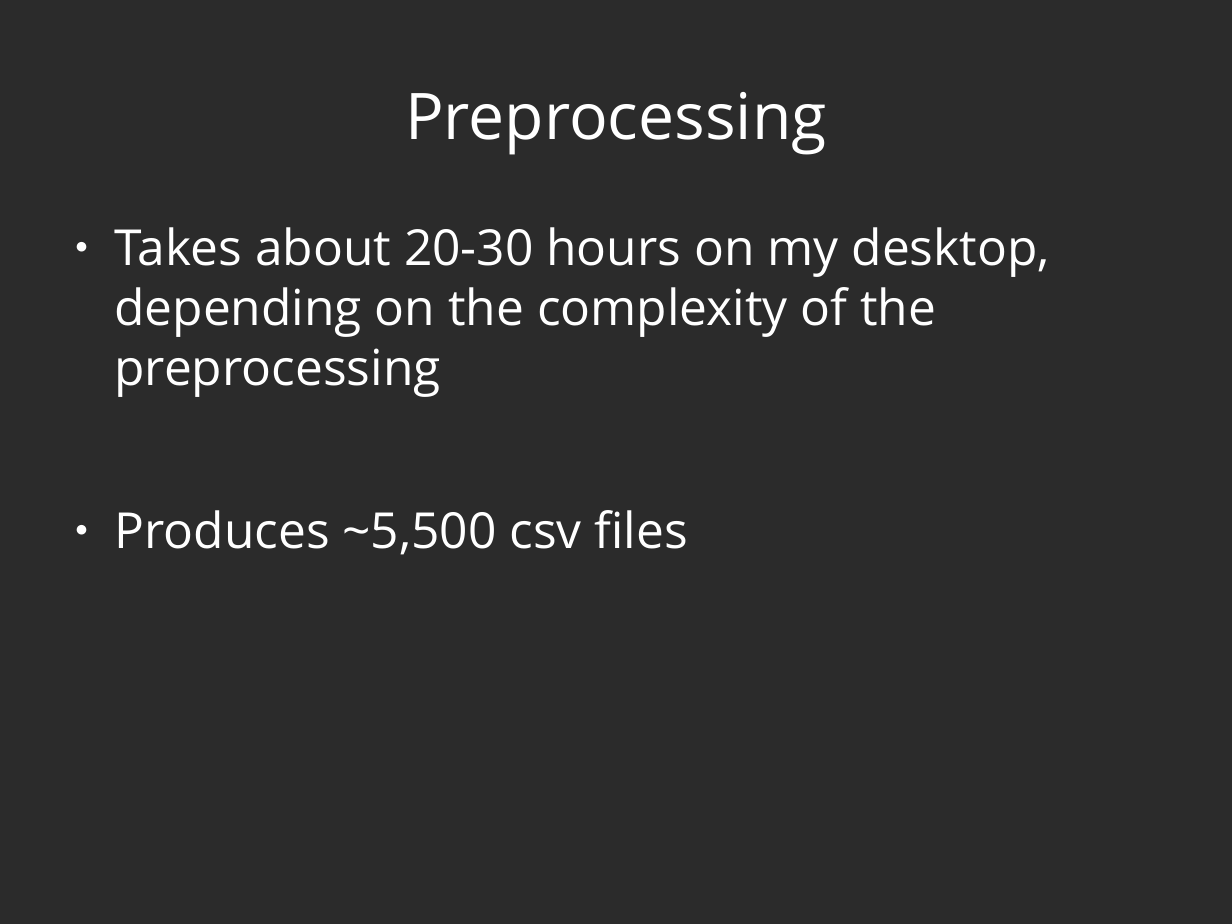
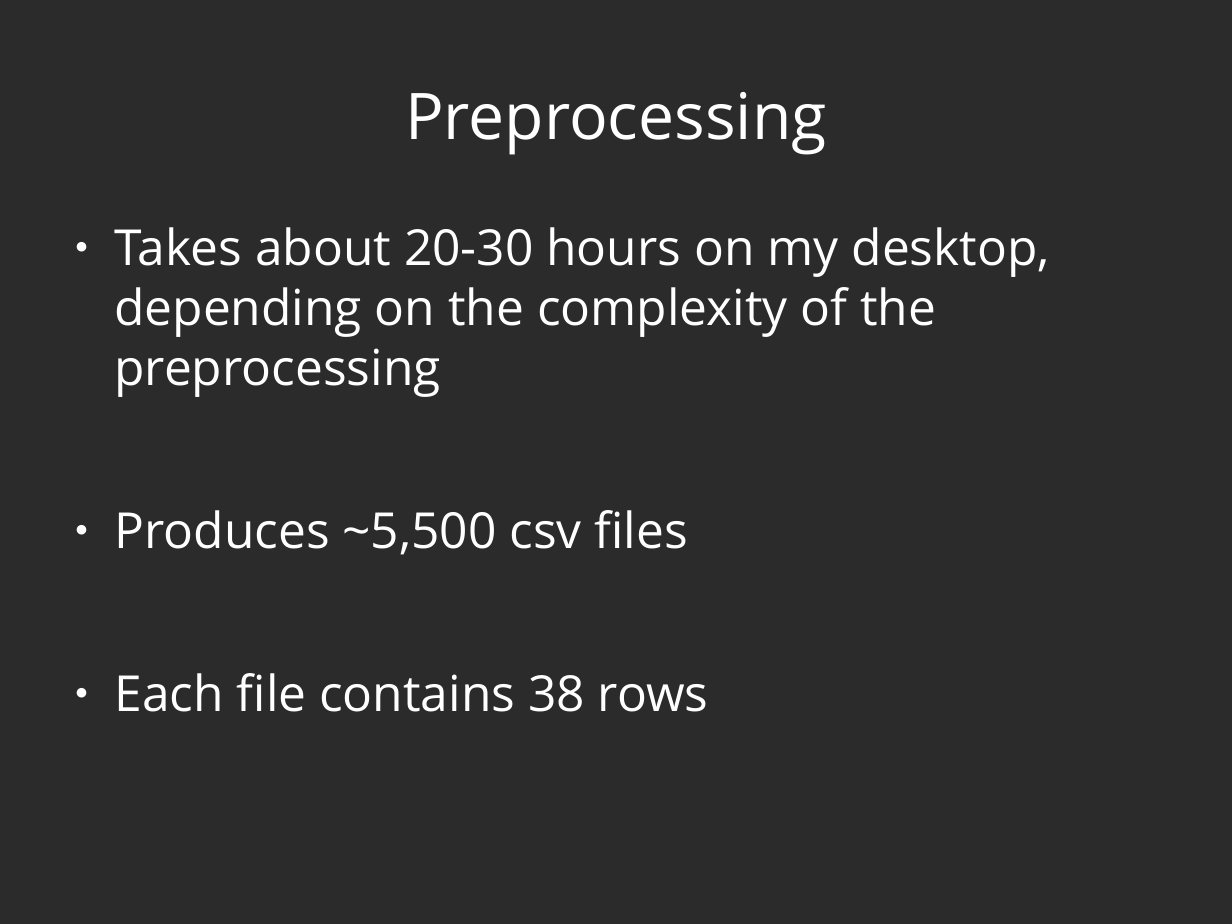
Before and after one commit to dwcoates/twits, a slide deck: slide 20 of presentation.odp (slide 22 before the commit). Drawn at 1232x924 pixels with LibreOffice and Linux fonts; fonts in the diff are those of the drawing; background and template pictures are left out; a plain dark background stands for a picture behind light text. Boxes give left, top, right and bottom in pixels: in the first picture for what was removed or moved away, otherwise in the second. Text is boxed around its words. In the diff, an @@ line names an element or a change of style, - is before the commit and + after.

Commit message:
fix typos

```diff
--- a/presentation.odp
+++ b/presentation.odp
@@ text at box(114, 673, 709, 712): paragraph added @@
+● Each file contains 38 rows
```
Also in this commit, not shown: 1 other slide changed, 3 slides added, 2 slides removed.
